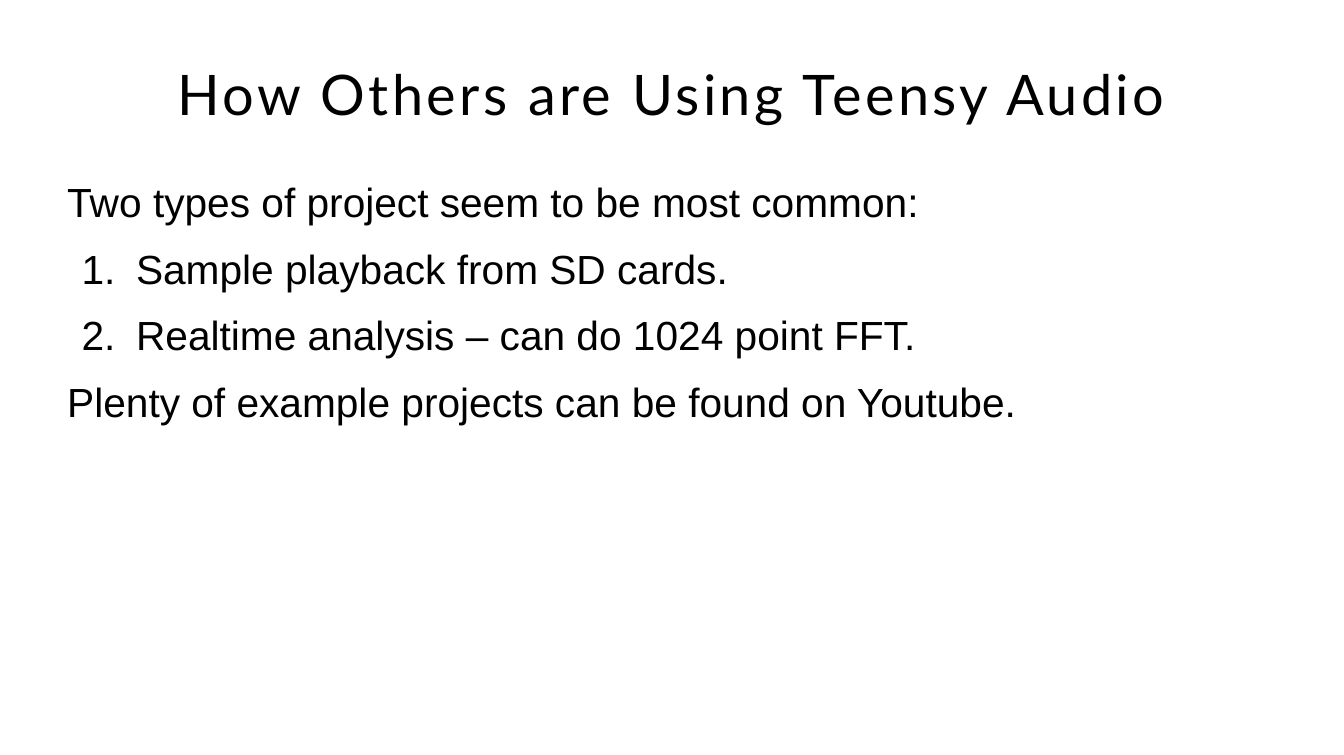
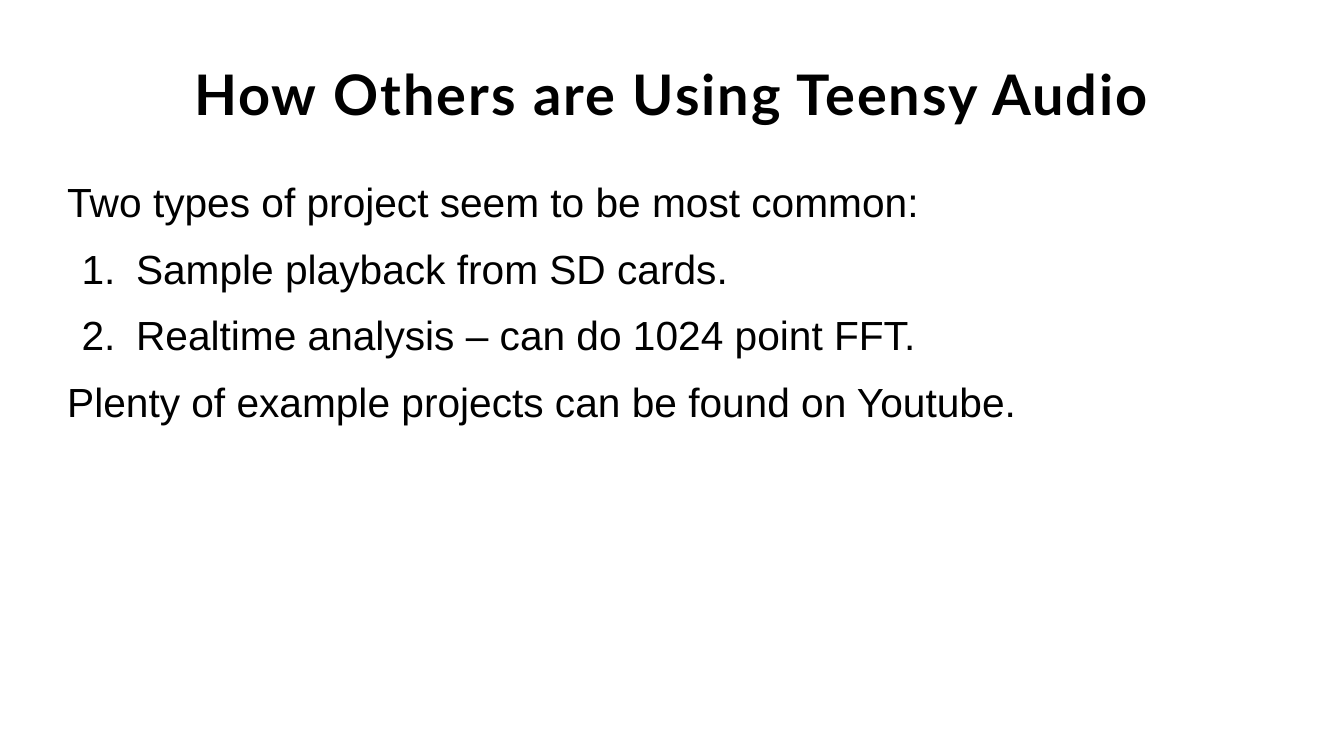
Before and after one commit to Jacquot-SFE/Teensy-synth-platform, a slide deck: slide 9 of presentation/slides/teensy-synthesis.odp. Drawn at 1344x755 pixels with LibreOffice and Linux fonts; fonts in the diff are those of the drawing; background and template pictures are left out. Boxes give left, top, right and bottom in pixels: in the first picture for what was removed or moved away, otherwise in the second. Text is boxed around its words. In the diff, an @@ line names an element or a change of style, - is before the commit and + after.

```diff
--- a/presentation/slides/teensy-synthesis.odp
+++ b/presentation/slides/teensy-synthesis.odp
@@ title "How Others are Using Teensy ..." at bbox=[194, 73, 1148, 125]: letter spacing 2 to 1.2 pt, bold on @@
```
Also in this commit, not shown: 27 other slides changed, 6 slides added.
